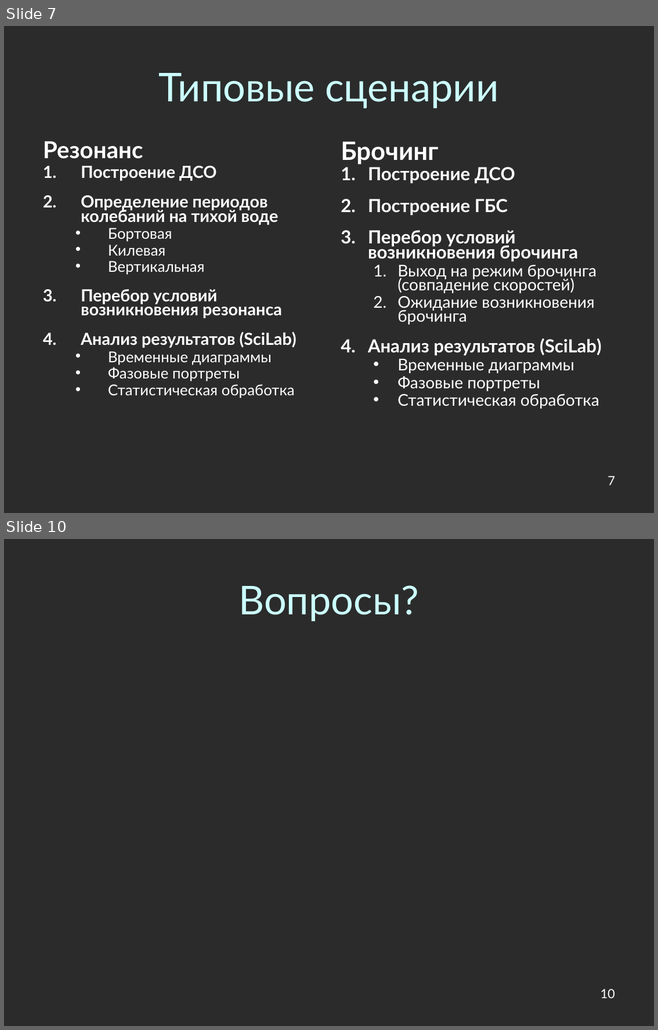
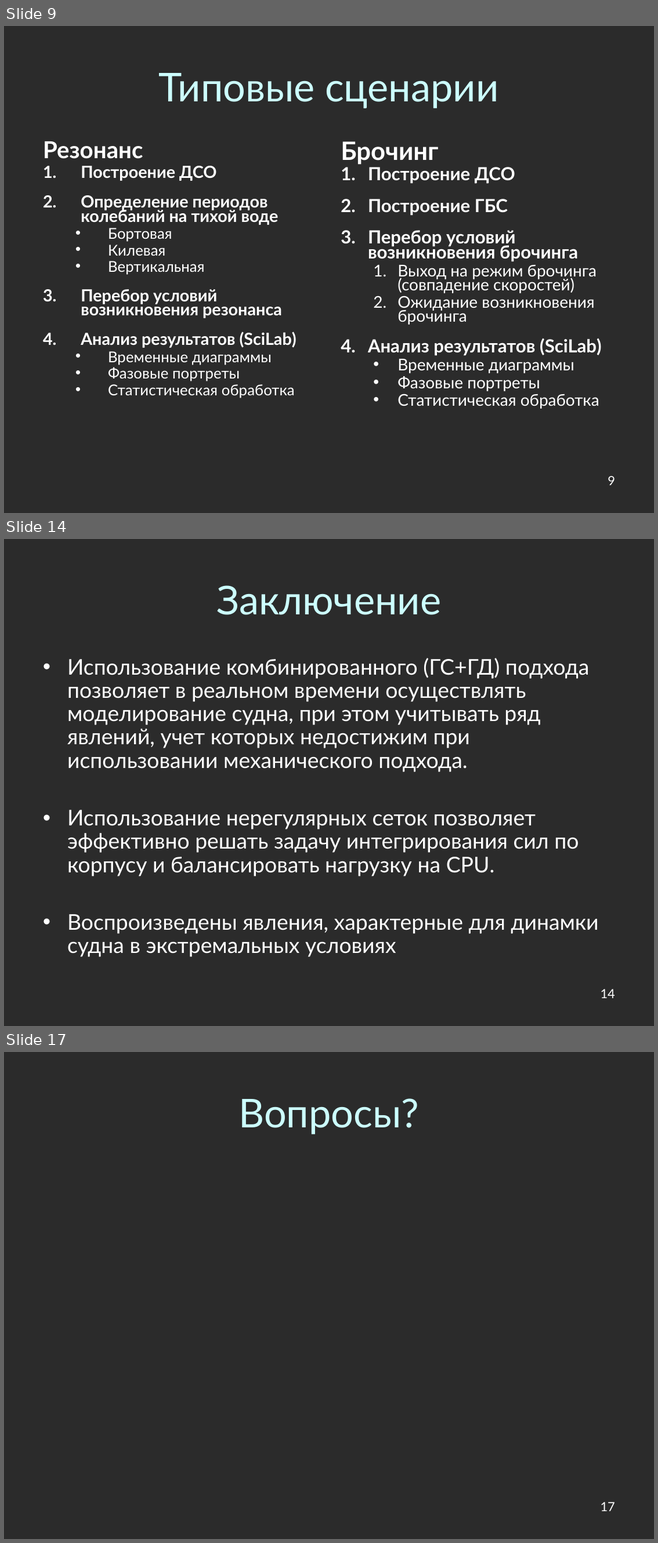
Before and after one commit to Jacobi20/nano-vis, a slide deck: docs/conf_2011_cyprus/conf_2011_cyprus.ppt. Shown one above the other, each under a label of ours: slides 7 and 10 before the commit, slides 9, 14 and 17 after it; the slides between them are not shown. The pictures are 658x1030 and 658x1543 pixels, drawn with LibreOffice and Linux fonts; fonts in the diff are those of the drawing; background and template pictures are left out; a plain dark background stands for a picture behind light text. Boxes give left, top, right and bottom in pixels: in the first picture for what was removed or moved away, otherwise in the second. Text is boxed around its words. In the diff, an @@ line names an element or a change of style, - is before the commit and + after.

```diff
--- a/docs/conf_2011_cyprus/conf_2011_cyprus.ppt
+++ b/docs/conf_2011_cyprus/conf_2011_cyprus.ppt
@@ slide 14 added at (4,539,654,1026), background picture (left out) @@
@@ title added at (216,585,441,615), 44 pt, text #CCFFFF @@
+Заключение
@@ text added at (67,658,598,957), 24 pt, text #FFFFFF @@
+• Использование комбинированного (ГС+ГД) подхода позволяет в реальном времени осуществлять моделирование судна, при этом учитывать ряд явлений, учет которых недостижим при использовании механического подхода.
+• Использование нерегулярных сеток позволяет эффективно решать задачу интегрирования сил по корпусу и балансировать нагрузку на CPU.
+• Воспроизведены явления, характерные для динамки судна в экстремальных условиях
@@ page number added at (600,989,615,998), 14 pt, text #FFFFFF @@
+14
@@ what was slide 7 is now slide 9 @@
@@ page number at (607,476,615,485): text changed @@
-7
+9
@@ what was slide 10 is now slide 17 @@
@@ page number at (600,1502,615,1511): text changed @@
-10
+17
```
Also in this commit, not shown: 3 slides changed, 6 other slides added, 11 other files.
